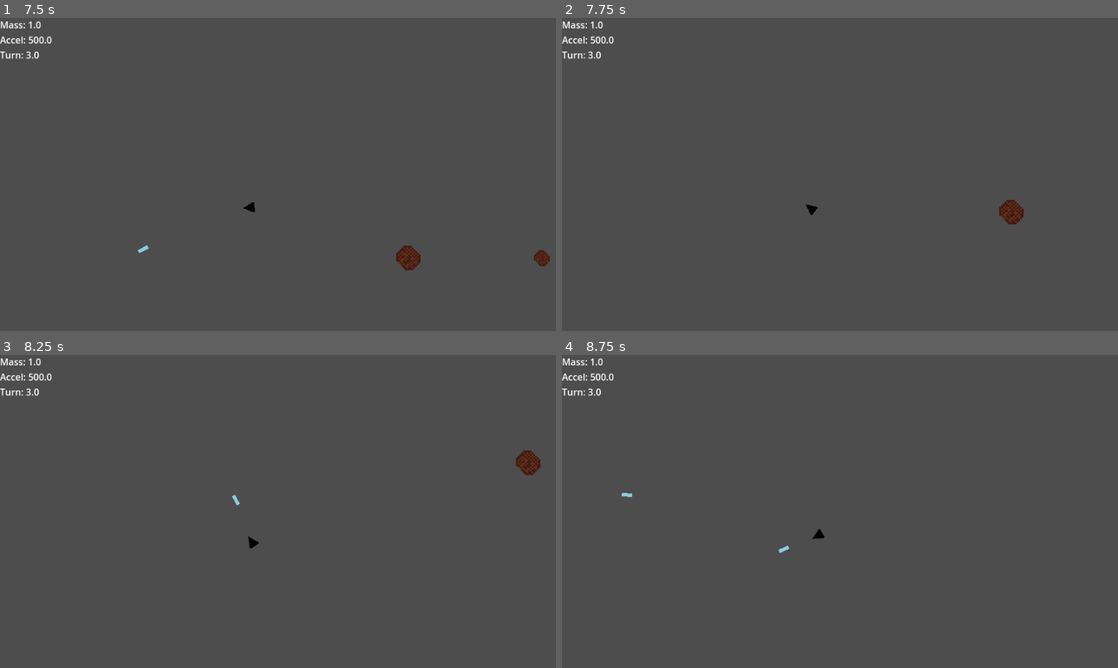
Above: before the commit, frames 1-4 (two rows, left to right).
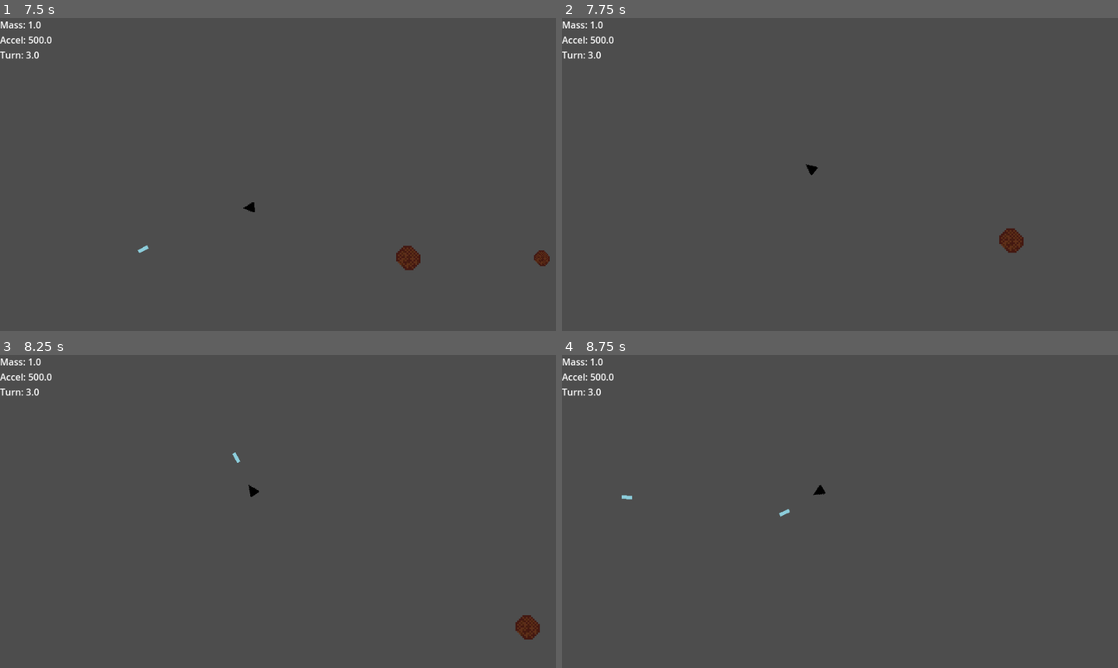
Above: after the commit, the same moments.

Repository: DMAlexander/katamari-asteroids
Game: Godot game, scene res://scenes/levels/test_level.tscn
The game is run twice, just before and just after one commit, with the same random seed, the same clock (stepped at 60 frames per second) and the same inputs.
Inputs:
- Up to frame 1 (7.5 s): tap Enter at 0.5 s; hold D (move_right) 0.53-1.28 s; hold Space (shoot) 0.53-1.28 s; hold A (move_left) 1.28-2.03 s; tap Space (shoot) at 1.35, 2.85, 4.35, 5.85, 6.5, 7.35 s; hold D (move_right) 2.03-2.78 s; hold Space (shoot) 2.03-2.78 s; hold W (move_forward) 2.78-3.53 s; hold Space (shoot) 3.53-4.28 s; hold A (move_left) 3.53-5.78 s; hold Space (shoot) 5.03-5.78 s; hold D (move_right) 5.78-6.53 s; hold W (move_forward) 6.53-7.28 s; hold Space (shoot) 6.53-7.28 s; hold D (move_right) from 7.28 s (still down)
- Up to frame 2 (7.75 s): keep holding D (move_right)
- Up to frame 3 (8.25 s): release D (move_right) at 8.03 s; hold A (move_left) from 8.03 s (still down); hold Space (shoot) from 8.03 s (still down)
- Up to frame 4 (8.75 s): keep holding A (move_left); keep holding Space (shoot)

Frame 1 is identical in both runs. In frame 2, 0.6% of the frame differs, in the area x 43-83%, y 46-76%; in frame 3, 0.6%, in the area x 41-98%, y 30-91%; in frame 4, 0.2%.

Commit message:
Created bounded level

Diff:
--- a/scenes/player/player.gd
+++ b/scenes/player/player.gd
@@ -25,6 +25,9 @@
 @export var base_magnet_radius := 200.0
 @export var magnet_growth := 12.0
 @export var max_magnet_radius := 900.0
+
+@export var level_bounds := Rect2(Vector2(-1000, -600), Vector2(2000, 1200))
+@export var bounce_strength := 0.8
 
 var can_shoot := true
 var visual_scale := 1.0
@@ -63,7 +66,28 @@
 	velocity = velocity.move_toward(Vector2.ZERO, drag_strength * delta * 20)
 
 	update_camera_zoom(delta)
+	apply_bounds_bounce()
 	move_and_slide()
+
+func apply_bounds_bounce():
+
+	var pos = global_position
+
+	if pos.x < level_bounds.position.x:
+		global_position.x = level_bounds.position.x
+		velocity.x = abs(velocity.x) * bounce_strength
+
+	elif pos.x > level_bounds.end.x:
+		global_position.x = level_bounds.end.x
+		velocity.x = -abs(velocity.x) * bounce_strength
+
+	if pos.y < level_bounds.position.y:
+		global_position.y = level_bounds.position.y
+		velocity.y = abs(velocity.y) * bounce_strength
+
+	elif pos.y > level_bounds.end.y:
+		global_position.y = level_bounds.end.y
+		velocity.y = -abs(velocity.y) * bounce_strength
 
 func get_effective_acceleration():
 
